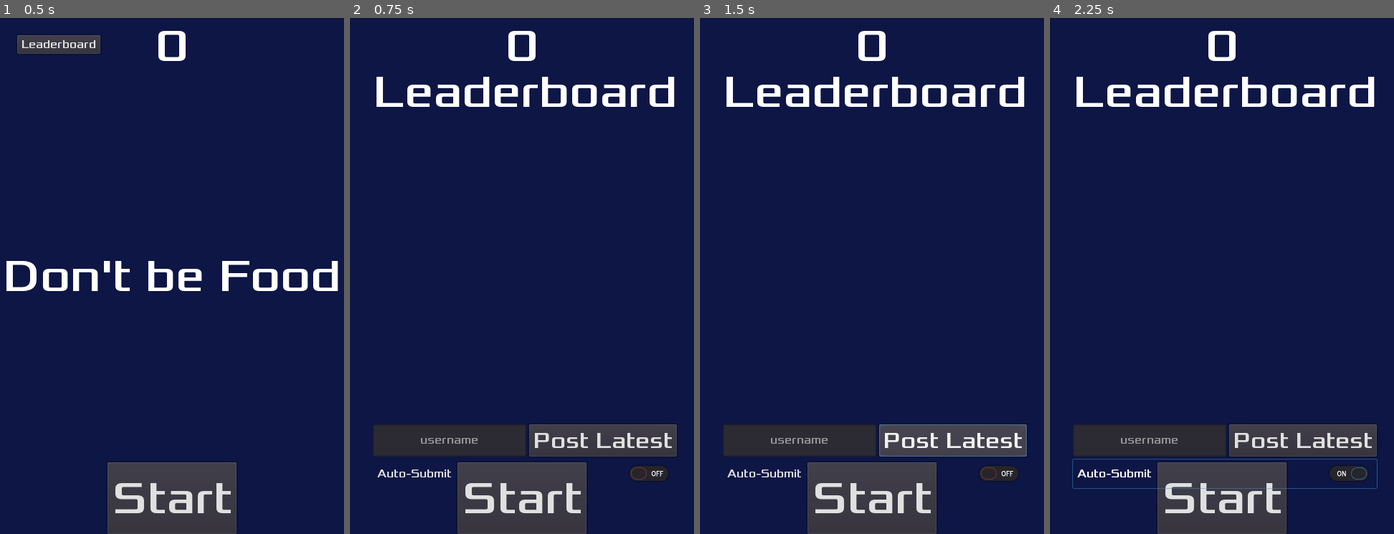
Above: before the commit, frames 1-4 (left to right).
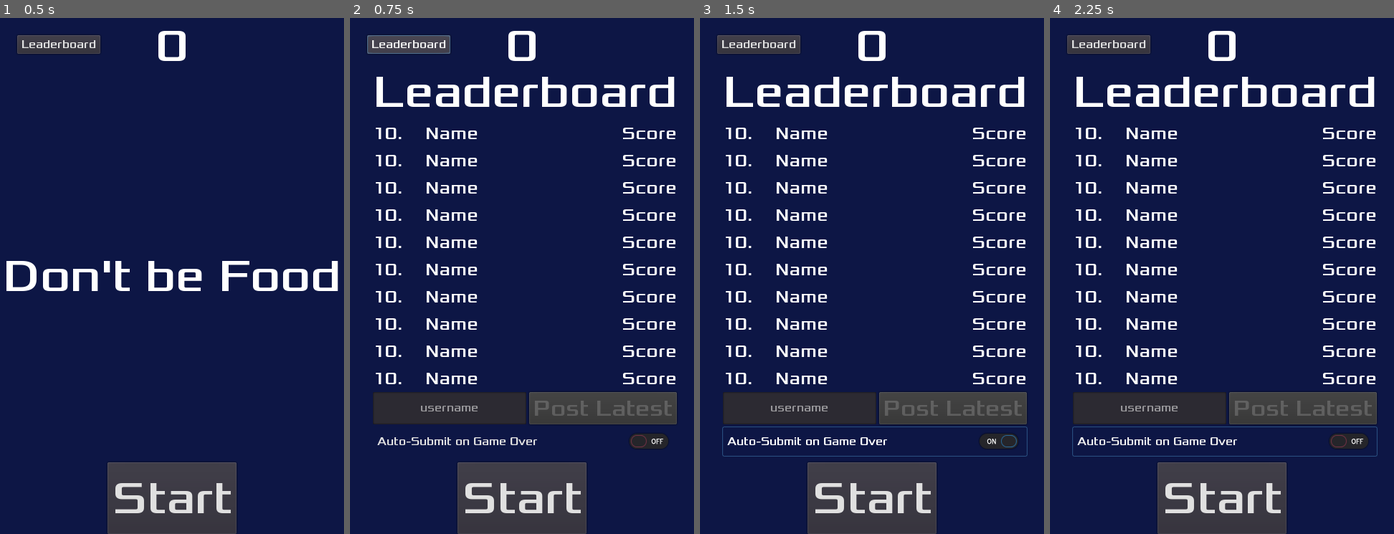
Above: after the commit, the same moments.

Repository: beeryt/Dont-Be-Food
Game: Godot game, scene res://Main.tscn
The game is run twice, just before and just after one commit, with the same random seed, the same clock (stepped at 60 frames per second) and the same inputs.
Inputs (mouse positions are in pixels of both pictures, inside the frame that each line leads up to):
- Up to frame 1 (0.5 s): no input
- Up to frame 2 (0.75 s): click "Leaderboard" at 0.5 s
- Up to frame 3 (1.5 s): click (954, 441) at 1.25 s, where only the run before the commit has a clickable "Post Latest"
- Up to frame 4 (2.25 s): click "Auto-Submit" (after the commit: "Auto-Submit on Game Over") at 2 s

Frame 1 is identical in both runs. In frame 2, 16% of the frame differs, in the area x 5-95%, y 3-90%; in frame 3, 16%; in frame 4, 16%, in the area x 5-96%, y 3-92%.
Error before the commit: Unable to iterate on object of type 'Nil'. (res://Leaderboard.gd:30)
Error after the commit: Unable to iterate on object of type 'Nil'. (res://Leaderboard.gd:35)

Commit message:
fix: fix leaderboard interface bugs

Diff:
--- a/HUD.gd
+++ b/HUD.gd
@@ -1,6 +1,7 @@
 extends CanvasLayer
 
 signal start_game
+signal setting_changed
 
 func show_message(text):
 	$MessageLabel.text = text
@@ -8,6 +9,7 @@
 	$MessageTimer.start()
 
 func show_game_over(name):
+	leaderboard_active = false
 	show_message("Eaten by\n" + str(name))
 	yield($MessageTimer, "timeout")
 	$MessageLabel.text = "Don't be Food!"
@@ -32,9 +34,20 @@
 func _on_MessageTimer_timeout():
 	$MessageLabel.hide()
 
+var leaderboard_active = false
+func _on_LeaderboardButton_pressed():
+	print("LeaderboardButton Pressed")
+	if leaderboard_active:
+		leaderboard_active = false
+		$MessageLabel.show()
+		$Leaderboard.hide()
+	else:
+		leaderboard_active = true
+		$MessageLabel.hide()
+		$Leaderboard.show()
+		$Leaderboard.poll()
+		$Leaderboard.poll()
 
-func _on_LeaderboardButton_pressed():
-	$Leaderboard.show()
-	$Leaderboard.poll()
-	$LeaderboardButton.hide()
-	$MessageLabel.hide()
+
+func _on_Leaderboard_setting_changed():
+	emit_signal("setting_changed")
--- a/HUD.tscn
+++ b/HUD.tscn
@@ -101,6 +101,8 @@
 [node name="Leaderboard" parent="." instance=ExtResource( 3 )]
 visible = false
 show_behind_parent = true
+anchor_bottom = 0.85
 [connection signal="pressed" from="StartButton" to="." method="_on_StartButton_pressed"]
 [connection signal="timeout" from="MessageTimer" to="." method="_on_MessageTimer_timeout"]
 [connection signal="pressed" from="LeaderboardButton" to="." method="_on_LeaderboardButton_pressed"]
+[connection signal="setting_changed" from="Leaderboard" to="." method="_on_Leaderboard_setting_changed"]
--- a/Leaderboard.gd
+++ b/Leaderboard.gd
@@ -1,36 +1,40 @@
 extends MarginContainer
 
+signal setting_changed
 
 const url = "https://smileycarl.com/food_chain_api/api"
 const use_ssl = true
 
 var ScoreCard = preload("res://ScoreEntry.tscn")
-var latest_score = null
+var latest_score = 0
 var polling = false
 
 func _ready():
+	print("Leaderboard ready")
+	for _i in range(10):
+		$Container/Scores.add_child(ScoreCard.instance())
 	poll()
+	print($Container/Scores.get_children())
 
 
 func poll():
+	print("Polling leaderboard...", polling)
 	if polling: return # only 1 request at a time
 	polling = true
-	print("Polling leaderboard...")
 	var err = $HTTPRequest.request(url + "/scores")
 	if err != OK: push_error("An error occured in the HTTP request")
+
+	$Container/HBoxContainer/PostButton.disabled = false if latest_score else true
 
 
 func _on_HTTPRequest_request_completed(_result, _response_code, _headers, body):
 	polling = false
-	for child in $Container/Scores.get_children():
-		child.queue_free()
 
 	var i = 1 # score indices start at 1
 	var response = parse_json(body.get_string_from_utf8())
 	for row in response:
-		var score_card = ScoreCard.instance()
+		var score_card = $Container/Scores.get_child(i-1)
 		score_card.refresh(i, row["name"], row["score"])
-		$Container/Scores.add_child(score_card)
 		i += 1
 
 	print("Leaderboard updated!")
@@ -41,15 +45,26 @@
 	$HTTPPost.request(url + "/submit",
 		headers, use_ssl, HTTPClient.METHOD_POST,
 		JSON.print({
-			"name": $Username.text,
+			"name": $Container/HBoxContainer/Username.text,
 			"score": score
 		}))
+	print("Submitted: ", $Container/HBoxContainer/Username.text, " ", score)
 	latest_score = 0 # disable multiple entries
+	OS.delay_msec(500)
+	poll()
 
 
 func _on_PostButton_pressed():
 	print("Latest Score: ", latest_score)
-	print("By: ", $Username.text)
+	print("By: ", $Container/HBoxContainer/Username.text)
 
-	if $Username.text and latest_score:
+	if $Container/HBoxContainer/Username.text and latest_score:
 		submit_score(latest_score)
+
+
+func _on_Username_text_changed(_new_text):
+	emit_signal("setting_changed")
+
+
+func _on_AutoSwitch_toggled(_button_pressed):
+	emit_signal("setting_changed")
--- a/Leaderboard.tscn
+++ b/Leaderboard.tscn
@@ -20,6 +20,7 @@
 [node name="Leaderboard" type="MarginContainer"]
 anchor_right = 1.0
 anchor_bottom = 1.0
+mouse_filter = 2
 custom_constants/margin_right = 32
 custom_constants/margin_top = 64
 custom_constants/margin_left = 32
@@ -34,6 +35,7 @@
 margin_top = 64.0
 margin_right = 456.0
 margin_bottom = 656.0
+mouse_filter = 2
 
 [node name="Title" type="Label" parent="Container"]
 margin_right = 424.0
@@ -90,10 +92,12 @@
 margin_right = 424.0
 margin_bottom = 592.0
 custom_fonts/font = SubResource( 3 )
-text = "Auto-Submit"
+text = "Auto-Submit on Game Over"
 
 [node name="HTTPPost" type="HTTPRequest" parent="."]
 
 [node name="HTTPRequest" type="HTTPRequest" parent="."]
+[connection signal="text_changed" from="Container/HBoxContainer/Username" to="." method="_on_Username_text_changed"]
 [connection signal="pressed" from="Container/HBoxContainer/PostButton" to="." method="_on_PostButton_pressed"]
+[connection signal="toggled" from="Container/AutoSwitch" to="." method="_on_AutoSwitch_toggled"]
 [connection signal="request_completed" from="HTTPRequest" to="." method="_on_HTTPRequest_request_completed"]
--- a/Main.gd
+++ b/Main.gd
@@ -15,7 +15,9 @@
 	$MobPath.curve.add_point(Vector2(0, 0))
 
 	randomize()
+	load_game()
 
+func load_game():
 	var load_file = File.new()
 	if load_file.file_exists("user://save.json"):
 		load_file.open("user://save.json", File.READ)
@@ -24,9 +26,7 @@
 		$HUD/Leaderboard/Container/HBoxContainer/Username.text = data["username"]
 		$HUD/Leaderboard/Container/AutoSwitch.pressed = data["auto"]
 
-
-func _notification(what):
-	if what == MainLoop.NOTIFICATION_WM_QUIT_REQUEST:
+func save_game():
 		var save_file = File.new()
 		save_file.open("user://save.json", File.WRITE)
 		var data = JSON.print({
@@ -35,7 +35,13 @@
 		})
 		print("Saving: ", data)
 		save_file.store_line(data)
+
+
+func _notification(what):
+	if what == MainLoop.NOTIFICATION_WM_QUIT_REQUEST:
+		save_game()
 		get_tree().quit()
+
 
 func game_over(name):
 	$ScoreTimer.stop()
@@ -43,7 +49,7 @@
 
 	$HUD/Leaderboard.latest_score = score
 	$HUD.show_game_over(name)
-	if $HUD/Leaderboard/AutoSwitch.pressed:
+	if $HUD/Leaderboard/Container/AutoSwitch.pressed:
 		$HUD/Leaderboard.submit_score(score)
 
 	$Music.stop()
@@ -89,4 +95,4 @@
 	mob.linear_velocity = Vector2(rand_range(mob.min_speed, mob.max_speed), 0)
 	mob.linear_velocity = mob.linear_velocity.rotated(direction)
 
-	$HUD.connect("start_game", mob, "_on_start_game")
+	assert(0 == $HUD.connect("start_game", mob, "_on_start_game"))
--- a/Main.tscn
+++ b/Main.tscn
@@ -54,4 +54,5 @@
 [connection signal="timeout" from="StartTimer" to="." method="_on_StartTimer_timeout"]
 [connection signal="timeout" from="ScoreTimer" to="." method="_on_ScoreTimer_timeout"]
 [connection signal="timeout" from="MobTimer" to="." method="_on_MobTimer_timeout"]
+[connection signal="setting_changed" from="HUD" to="." method="save_game"]
 [connection signal="start_game" from="HUD" to="." method="new_game"]
